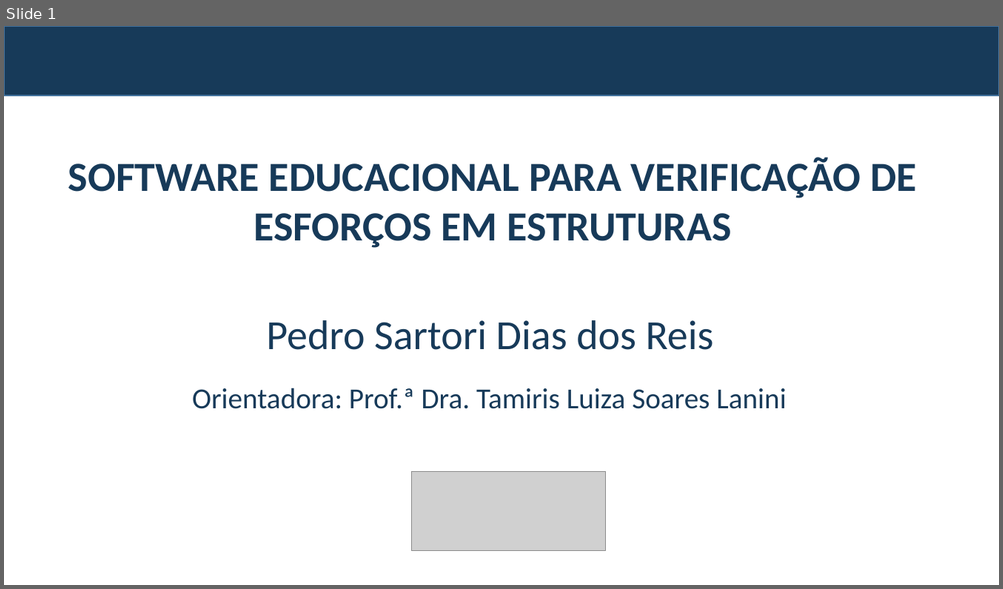
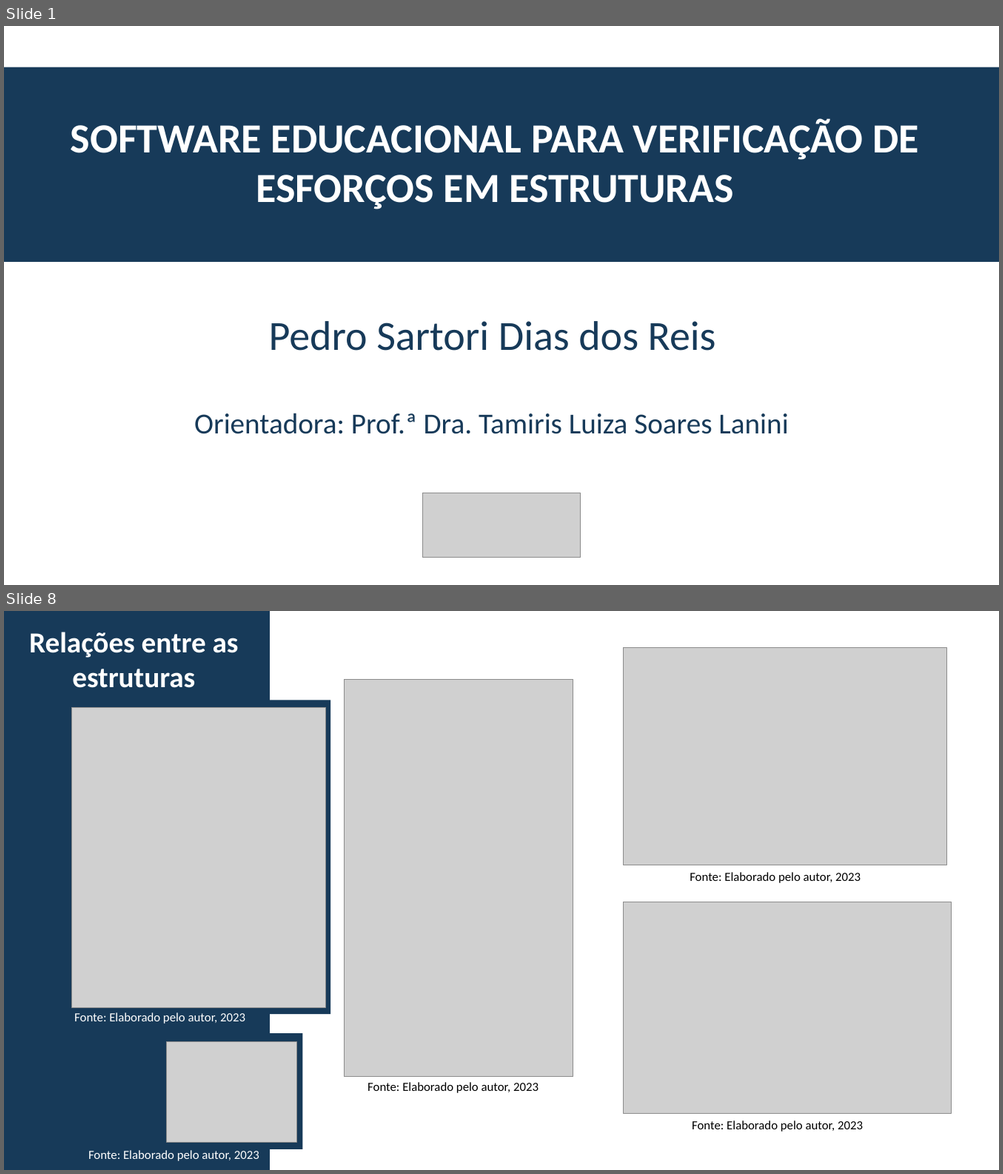
Before and after one commit to pedrosdr/TCC_Engenharia_Civil, a slide deck: apresentacao_tcc.pptx. Shown one above the other, each under a label of ours: slide 1 before the commit, slides 1 and 8 after it; the slides between them are not shown. The pictures are 1003x589 and 1003x1174 pixels, drawn with LibreOffice and Linux fonts; fonts in the diff are those of the drawing; grey boxes stand for pictures; background and template pictures are left out. Boxes give left, top, right and bottom in pixels: in the first picture for what was removed or moved away, otherwise in the second. Text is boxed around its words. In the diff, an @@ line names an element or a change of style, - is before the commit and + after.

```diff
--- a/apresentacao_tcc.pptx
+++ b/apresentacao_tcc.pptx
@@ slide 8 added at (x1=4, y1=611, x2=999, y2=1170), background picture (left out) @@
@@ rectangle added at (x1=4, y1=611, x2=270, y2=1170), fill #173A59 @@
@@ text added at (x1=29, y1=632, x2=239, y2=688), 28 pt, text #FFFFFF, bold @@
+Relações entre as estruturas
@@ picture added at (x1=623, y1=647, x2=947, y2=866) @@
@@ picture added at (x1=344, y1=680, x2=573, y2=1077) @@
@@ rectangle added at (x1=52, y1=700, x2=330, y2=1014), fill #173A59 @@
@@ picture added at (x1=72, y1=707, x2=326, y2=1008) @@
@@ text added at (x1=689, y1=872, x2=860, y2=883), 12 pt, text #000000 @@
+Fonte: Elaborado pelo autor, 2023
@@ picture added at (x1=623, y1=902, x2=950, y2=1114) @@
@@ text added at (x1=74, y1=1013, x2=245, y2=1024), 12 pt, text #FFFFFF @@
+Fonte: Elaborado pelo autor, 2023
@@ rectangle added at (x1=136, y1=1034, x2=302, y2=1150), fill #173A59 @@
@@ picture added at (x1=166, y1=1042, x2=296, y2=1142) @@
@@ text added at (x1=367, y1=1082, x2=538, y2=1093), 12 pt, text #000000 @@
+Fonte: Elaborado pelo autor, 2023
@@ text added at (x1=691, y1=1121, x2=862, y2=1132), 12 pt, text #000000 @@
+Fonte: Elaborado pelo autor, 2023
@@ text added at (x1=88, y1=1150, x2=259, y2=1162), 12 pt, text #FFFFFF @@
+Fonte: Elaborado pelo autor, 2023
@@ slide 1 changed as well @@
@@ rectangle removed at (x1=4, y1=26, x2=999, y2=96) @@
@@ rectangle added at (x1=4, y1=67, x2=999, y2=262), fill #173A59 @@
@@ text "SOFTWARE EDUCACIONAL PARA VERIFICAÇÃO DE ..." moved from (x1=68, y1=157, x2=916, y2=248) to (x1=71, y1=118, x2=919, y2=210) @@
@@ text "SOFTWARE EDUCACIONAL PARA VERIFICAÇÃO DE ..." at (x1=71, y1=118, x2=919, y2=210): text colour #173A59 to #FFFFFF @@
@@ text "Pedro Sartori Dias dos Reis" moved from (x1=266, y1=321, x2=714, y2=350) to (x1=269, y1=321, x2=716, y2=351) @@
@@ text "Orientadora: Prof.ª Dra. Tamiris Luiza ..." moved from (x1=192, y1=388, x2=785, y2=409) to (x1=194, y1=413, x2=788, y2=434) @@
@@ picture resized from (x1=412, y1=471, x2=606, y2=551) to (x1=423, y1=494, x2=580, y2=559) @@
```
Also in this commit, not shown: 1 other slide changed, 17 other slides added, 9 slides removed, 3 other files.
